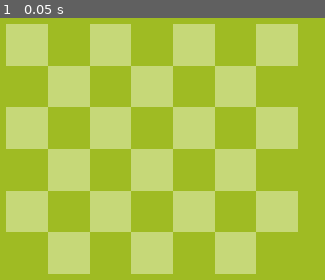
Above: before the commit, frame 1.
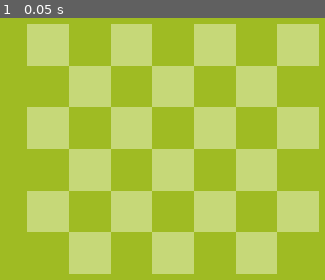
Above: after the commit, the same moment.

Repository: doofmars/ssp-online
Game: Godot game, scene res://Level.tscn
Same seed, same stepped clock (60 frames per second), same inputs: the game is played once before the commit and once after it.
Inputs:
- Up to frame 1 (0.05 s): no input

The runs differ from the first frame. In frame 1, 43% of the frame differs, in the area x 1-99%, y 2-98%.

Commit message:
Use ColorRect instead of sprites

Diff:
--- a/Level.gd
+++ b/Level.gd
@@ -1,7 +1,7 @@
 extends Node
 
 var BOARD_POS_X = 100
-var BOARD_POS_Y = 144
+var BOARD_POS_Y = 114
 var SQUARE_SIZE = 60
 var SQUARE_COUNT_X = 7
 var SQUARE_COUNT_Y = 6
@@ -13,14 +13,14 @@
 
 	for x in SQUARE_COUNT_X:
 		for y in SQUARE_COUNT_Y:
-			var square = Sprite2D.new()
-			square.texture = load("res://assets/white.png")
-			square.transform = Transform2D(0.0, Vector2(SQUARE_SIZE, SQUARE_SIZE), 0, Vector2(BOARD_POS_X + x * SQUARE_SIZE + SQUARE_SIZE/2, BOARD_POS_Y + y * SQUARE_SIZE + SQUARE_SIZE/2))
+			var square = ColorRect.new()
+			square.position = Vector2(BOARD_POS_X + x * SQUARE_SIZE + SQUARE_SIZE/2, BOARD_POS_Y + y * SQUARE_SIZE + SQUARE_SIZE/2)
+			square.size = Vector2(SQUARE_SIZE, SQUARE_SIZE)
 			print(str("(", BOARD_POS_X + x * SQUARE_SIZE, ", ", BOARD_POS_Y + y * SQUARE_SIZE, " -> ", (x % 2 + y % 2) % 2 == 0, ")"))
 			if (x % 2 + y % 2) % 2 == 0:
-				square.set_modulate(SQUARE_COLOR_1)
+				square.color = SQUARE_COLOR_1
 			else:
-				square.set_modulate(SQUARE_COLOR_2)
+				square.color = SQUARE_COLOR_2
 
 			add_child(square)
 	pass # Replace with function body.
